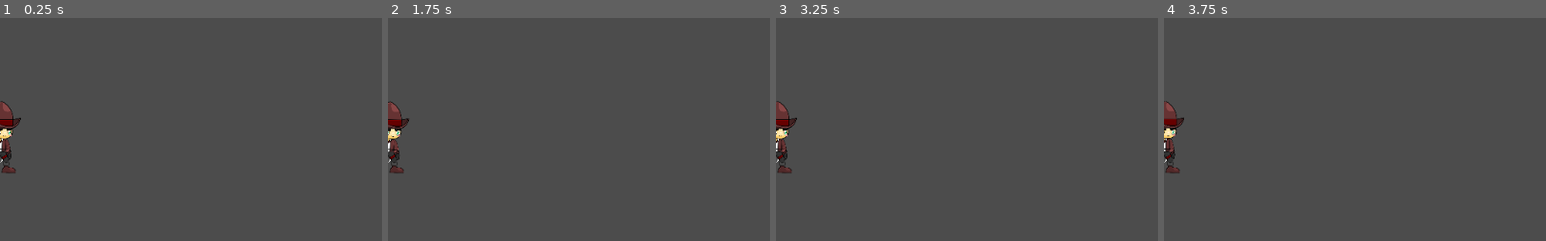
Above: before the commit, frames 1-4 (left to right).
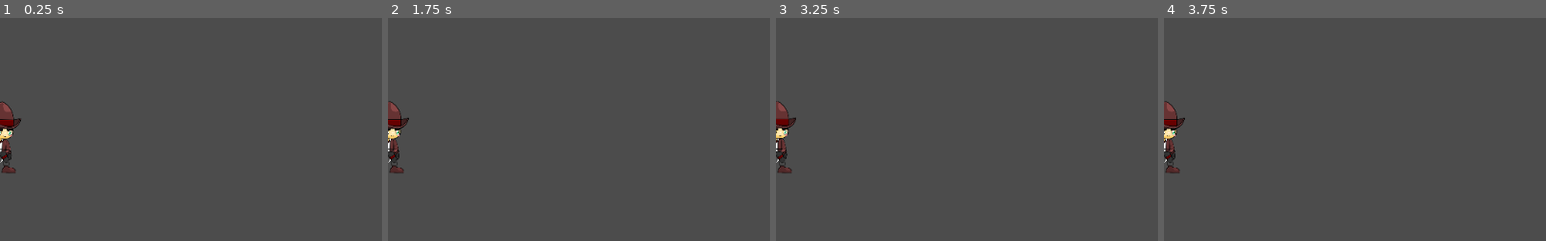
Above: after the commit, the same moments.

Repository: StudioLoading/FATICA
Game: Godot game, scene res://Player.tscn
The game is run twice, just before and just after one commit, with the same random seed, the same clock (stepped at 60 frames per second) and the same inputs. This scene is started directly instead of the project's main scene.
Inputs:
- Up to frame 1 (0.25 s): no input
- Up to frame 2 (1.75 s): tap Enter at 0.5 s; hold Right (ui_right) from 0.53 s (still down); tap Space (ui_select) at 0.77, 1.52 s
- Up to frame 3 (3.25 s): release Right (ui_right) at 2.03 s; hold Left (ui_left) 2.03-2.78 s; hold Right (ui_right) from 2.78 s (still down); tap Space (ui_select) at 3.02 s
- Up to frame 4 (3.75 s): keep holding Right (ui_right)
The pictures show only the part of the screen within x 0-50%, y 23-73%; the shares and areas given below are measured in that part.

The runs differ from the first frame. In frame 1, 0.2% of the frame differs, in the area x 0-6%, y 37-64%; in frame 2, 0.2%; in frame 3, 0.2%; in frame 4, 0.2%.
Error in both runs: Invalid set index 'text' (on base: 'null instance') with value of type 'String'. (res://doc.gd:43)

Commit message:
Tempesta audio

Diff:
--- a/Player.tscn
+++ b/Player.tscn
@@ -24,7 +24,7 @@
 scale = Vector2( 0.2, 0.2 )
 frames = ExtResource( 2 )
 animation = "Idle"
-frame = 2
+frame = 4
 speed_scale = 8.0
 playing = true
 
--- a/snow.tscn
+++ b/snow.tscn
@@ -1,6 +1,7 @@
-[gd_scene load_steps=6 format=2]
+[gd_scene load_steps=7 format=2]
 
 [ext_resource path="res://asset/env/Sand_particles.png" type="Texture" id=1]
+[ext_resource path="res://asset/audio/bg/tempesta.ogg" type="AudioStream" id=2]
 
 [sub_resource type="Curve" id=1]
 min_value = -200.0
@@ -56,3 +57,9 @@
 [node name="CollisionShape2D" type="CollisionShape2D" parent="Particles2D/Area2D"]
 position = Vector2( 3.77737, 466.274 )
 shape = SubResource( 4 )
+
+[node name="AudioStreamPlayer2D" type="AudioStreamPlayer2D" parent="."]
+position = Vector2( 0, 300 )
+stream = ExtResource( 2 )
+autoplay = true
+max_distance = 1000.0
Not shown, added: asset/audio/bg/bbc_sand-dunes_nhu0507508.ogg.import
Not shown, added: asset/audio/bg/tempesta.ogg.import
Not shown, added: asset/audio/fx/bbc_footsteps-_nhu1071754.ogg.import
Not shown, added: asset/audio/voci/insults.ogg.import
Binary file added: asset/chars/Rei walk 30 fps/walk_000.png
Not shown, added: asset/chars/Rei walk 30 fps/walk_000.png.import
Binary file added: asset/chars/Rei walk 30 fps/walk_001.png
Not shown, added: asset/chars/Rei walk 30 fps/walk_001.png.import
Binary file added: asset/chars/Rei walk 30 fps/walk_002.png
Not shown, added: asset/chars/Rei walk 30 fps/walk_002.png.import
Binary file added: asset/chars/Rei walk 30 fps/walk_003.png
Not shown, added: asset/chars/Rei walk 30 fps/walk_003.png.import
(and 95 more such lines)
